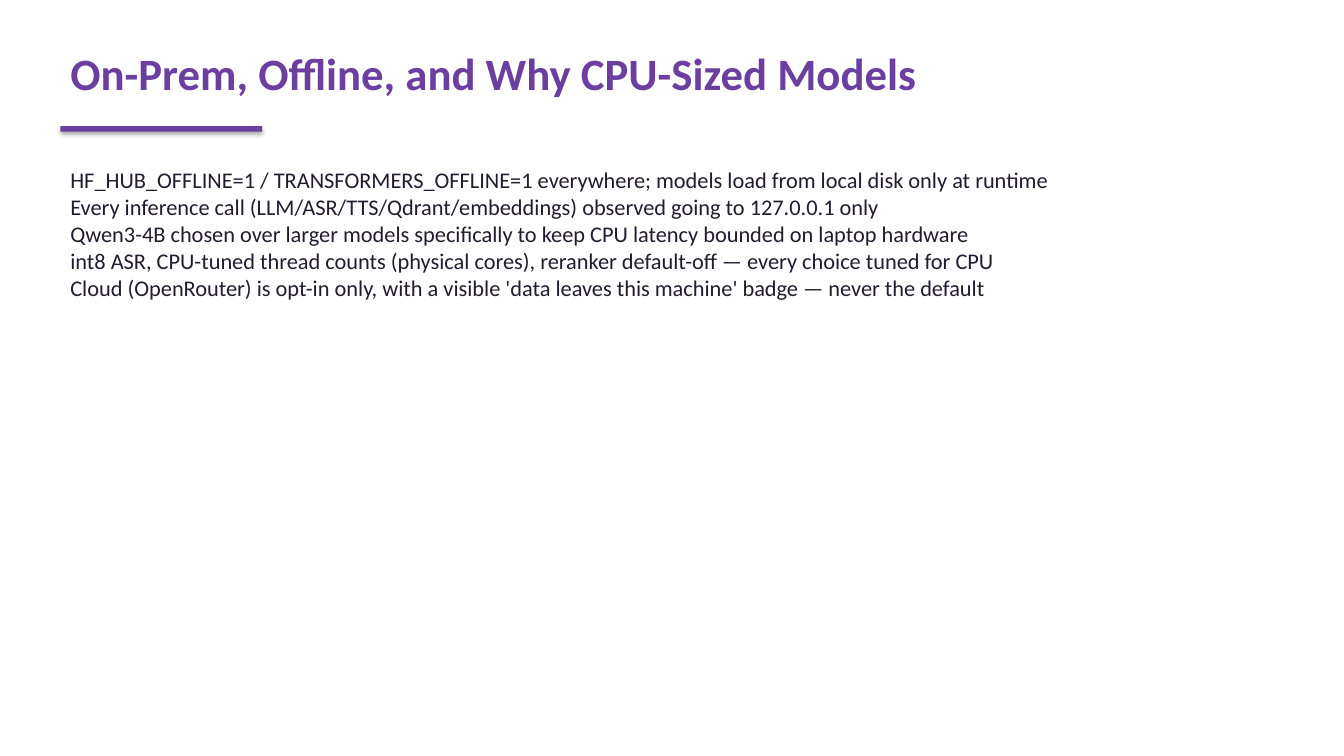
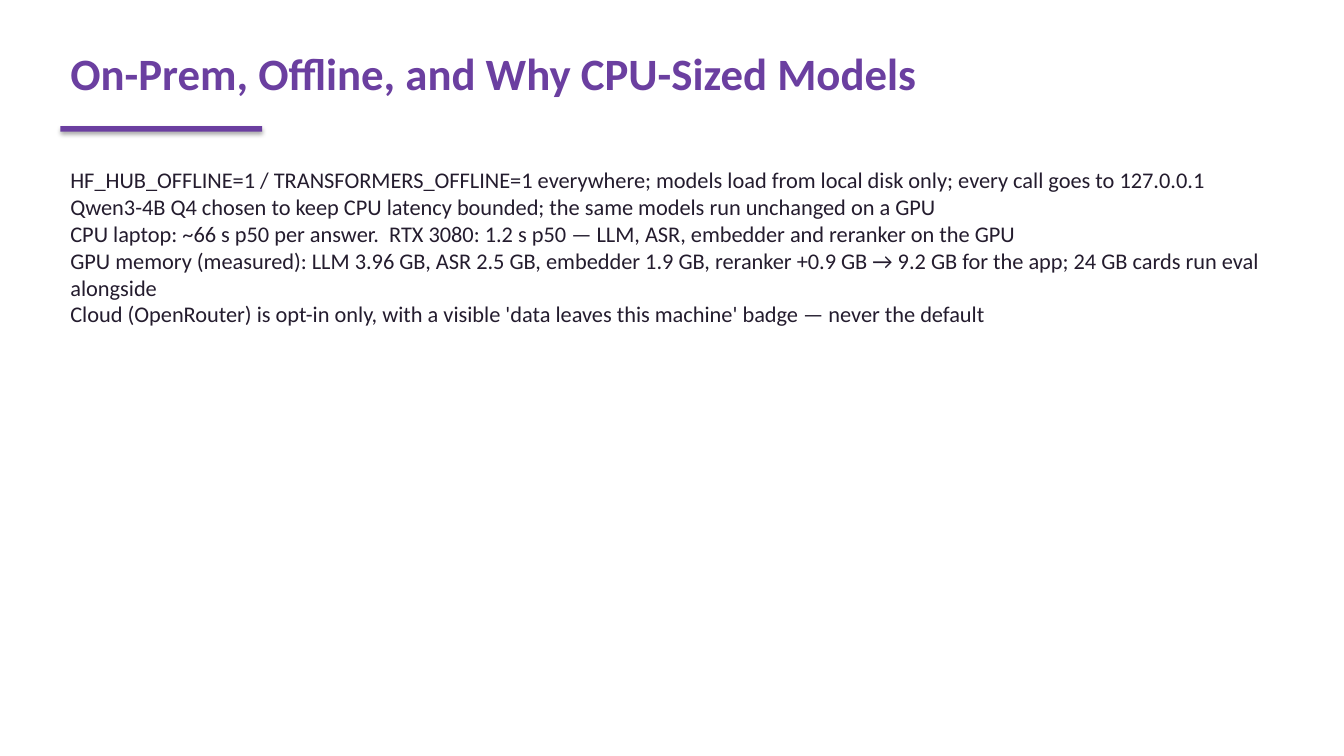
Before and after one commit to Ahmed3abdelrahim/WE-INTELLIGENT-ASSISTANT, a slide deck: slide 7 of slides/we_assistant.pptx. Drawn at 1344x756 pixels with LibreOffice and Linux fonts; fonts in the diff are those of the drawing. Boxes give left, top, right and bottom in pixels: in the first picture for what was removed or moved away, otherwise in the second. Text is boxed around its words. In the diff, an @@ line names an element or a change of style, - is before the commit and + after.

```diff
--- a/slides/we_assistant.pptx
+++ b/slides/we_assistant.pptx
@@ text at <box>70,172,1259,300</box>: text changed @@
-HF_HUB_OFFLINE=1 / TRANSFORMERS_OFFLINE=1 everywhere; models load from local disk only at runtime
-Every inference call (LLM/ASR/TTS/Qdrant/embeddings) observed going to 127.0.0.1 only
-Qwen3-4B chosen over larger models specifically to keep CPU latency bounded on laptop hardware
-int8 ASR, CPU-tuned thread counts (physical cores), reranker default-off — every choice tuned for CPU
+HF_HUB_OFFLINE=1 / TRANSFORMERS_OFFLINE=1 everywhere; models load from local disk only; every call goes to 127.0.0.1
+Qwen3-4B Q4 chosen to keep CPU latency bounded; the same models run unchanged on a GPU
+CPU laptop: ~66 s p50 per answer. RTX 3080: 1.2 s p50 — LLM, ASR, embedder and reranker on the GPU
+GPU memory (measured): LLM 3.96 GB, ASR 2.5 GB, embedder 1.9 GB, reranker +0.9 GB → 9.2 GB for the app; 24 GB cards run eval alongside
```
Also in this commit, not shown: 9 other slides changed, 9 other files.
